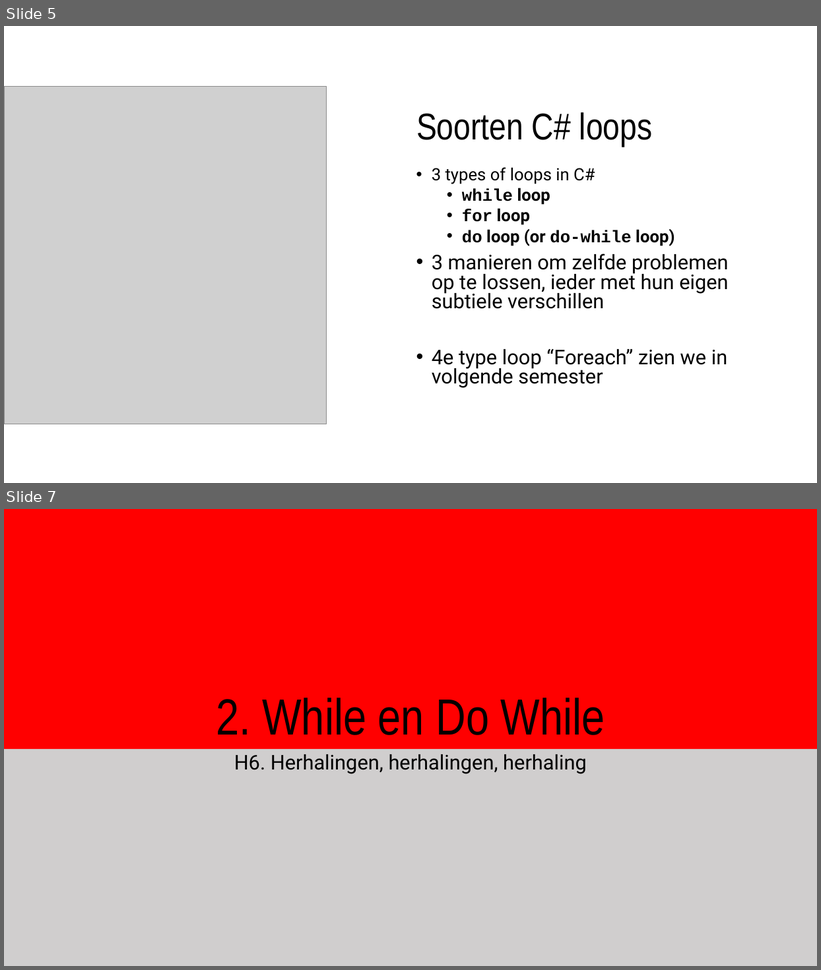
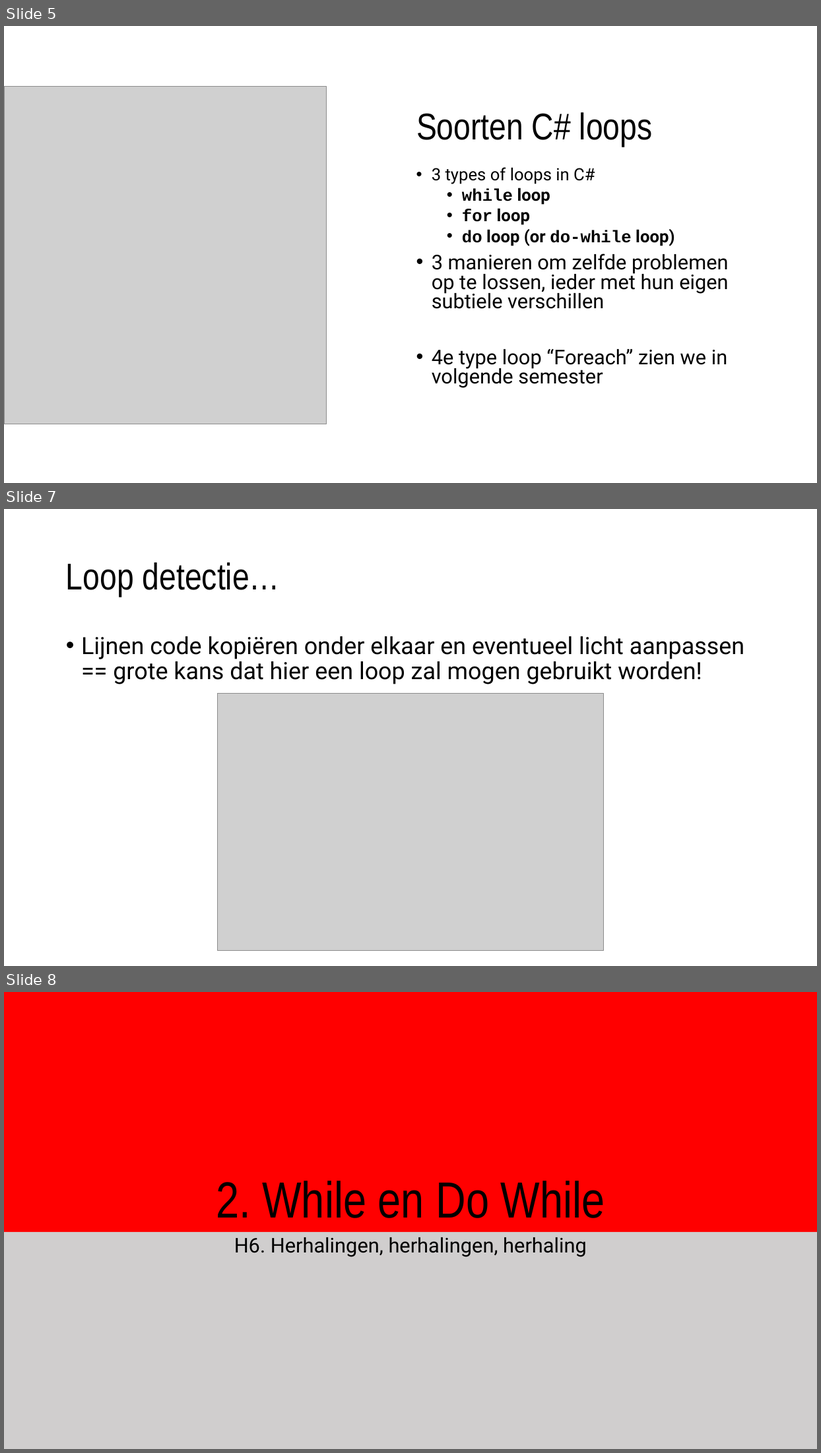
Before and after one commit to timdams/csharpbook, a slide deck: _SLIDES/2020_DEEL1/H6- Herhalingen/H6-herhalingen.pptx. Shown one above the other, each under a label of ours: slides 5 and 7 before the commit, slides 5, 7 and 8 after it; the slides between them are not shown. The pictures are 821x970 and 821x1453 pixels, drawn with LibreOffice and Linux fonts; fonts in the diff are those of the drawing; grey boxes stand for pictures; background and template pictures are left out. Boxes give left, top, right and bottom in pixels: in the first picture for what was removed or moved away, otherwise in the second. Text is boxed around its words. In the diff, an @@ line names an element or a change of style, - is before the commit and + after.

```diff
--- a/_SLIDES/2020_DEEL1/H6- Herhalingen/H6-herhalingen.pptx
+++ b/_SLIDES/2020_DEEL1/H6- Herhalingen/H6-herhalingen.pptx
@@ slide 7 added at bbox=[4, 509, 817, 966], background #FFFFFF @@
@@ title added at bbox=[66, 562, 280, 596], 44 pt, text #000000 @@
+Loop detectie…
@@ text added at bbox=[81, 636, 745, 685], 28 pt, text #000000 @@
+• Lijnen code kopiëren onder elkaar en eventueel licht aanpassen == grote kans dat hier een loop zal mogen gebruikt worden!
@@ picture added at bbox=[217, 693, 603, 951] @@
@@ what was slide 7 is now slide 8 @@
```
Also in this commit, not shown: 2 other files.
